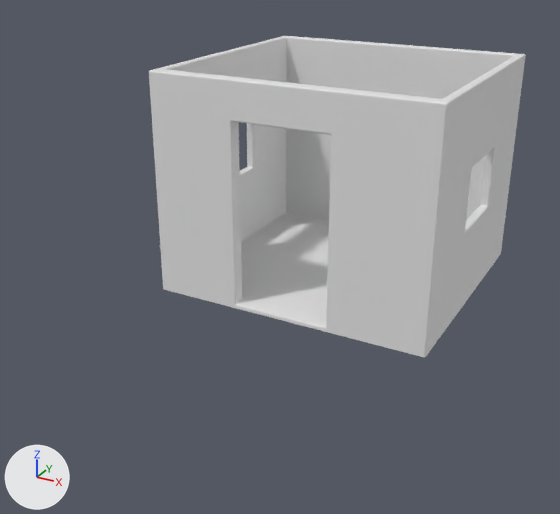
A saved change to the Blender file Ash/Blender files/Outside.blend.
Both versions are drawn from a 50 mm lens placed at (3.71, -8.36, 4.18), pointed at (-0.29, -1.09, 0.55). The axes (+X, +Y, +Z) are drawn at lower left. The lights are the same throughout. The same objects are shown in both versions, whatever each file hides.

The first picture shows 'Hut_high'.
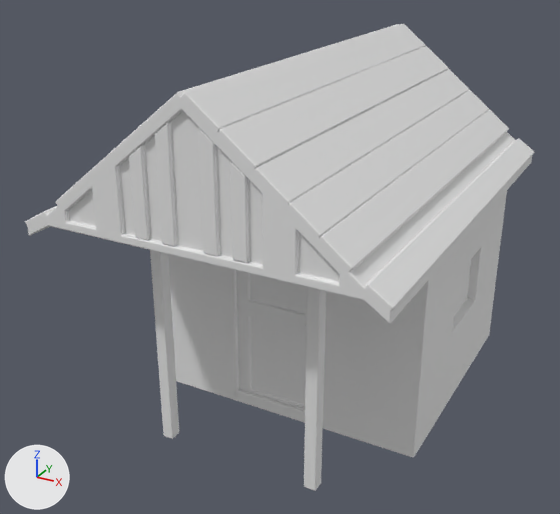
Edits to the scene script, one JSON object a line:
```json
{"op": "add", "block": "me_cube_008_1", "code": ["me_cube_008_1 = bpy.data.meshes.new('Cube.008')", "me_cube_008_1.from_pydata(...)  # 720 vertices, 713 faces; spans x -1.98..1.92, y -3.28..1.67, z -1.23..2.9"]}
{"op": "set", "path": "ob_hut_high", "old": "bpy.data.objects.new('Hut_high', me_cube_010)", "new": "bpy.data.objects.new('Hut_high', me_cube_008_1)"}
```

Changed parts and their boxes [x1, y1, x2, y2] in the pictures (560 x 514 px):
```json
{"object": "Hut_high", "change": "reshaped", "before": [149, 36, 526, 357], "after": [25, 24, 534, 491], "on screen": "35% wider, 45% taller"}
```
